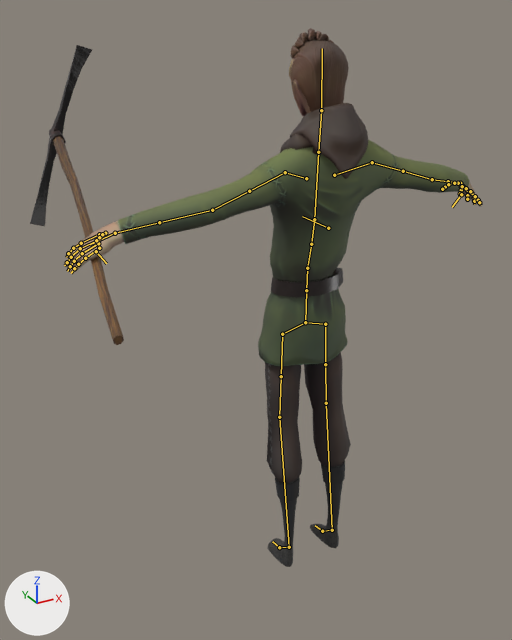
Two versions of the Blender file Mhmd/Blender/Character/3rd Person/Loco_Items/Pickaxe.blend, one commit apart.
The view is the same before and after, from a 50 mm lens placed at (-1.177, -1.799, 1.857), pointed at (-0.052, 0.247, 0.834). Arrows for +X, +Y and +Z are at lower left; the lights stay in place. The bones that bend it are drawn over the model as lines.

Objects in the first picture: 'Pickaxe_LP_Rev.001', 'mc_body.001', 'mc_clothing.003', 'mc_clothing.004'.
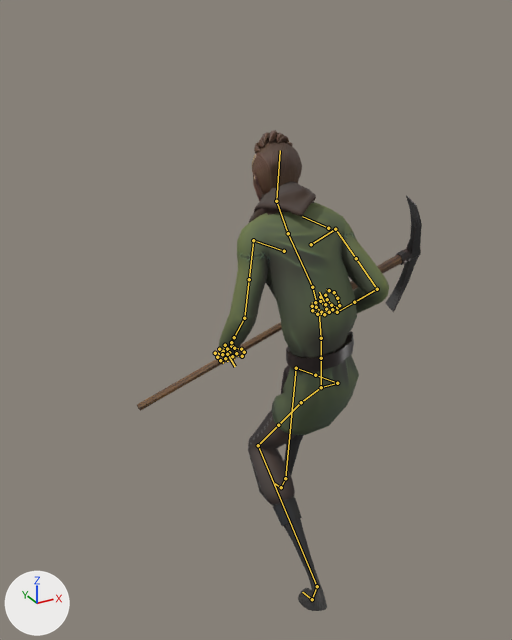
The newer file adds an action. The first version stands in its rest pose; the second is drawn at frame 0 of the action 'CrouchIdle_Pickaxe'.

Changed parts and their boxes [x1, y1, x2, y2] in the pictures (512 x 640 px):
'mc_clothing.003', posed (51% narrower): before [118, 103, 469, 366]; after [218, 181, 389, 435]
'mc_clothing.004', posed: before [265, 352, 351, 567]; after [248, 366, 327, 611]
'mc_body.001', posed: before [64, 28, 482, 274]; after [214, 130, 302, 364]
'Pickaxe_LP_Rev.001', posed (201% wider, 28% shorter): before [30, 45, 124, 345]; after [137, 196, 422, 411]

What the commit changed:
Bone 'CTRL_COG.001' (bone_ctrl_cog_001) moves from (0.0, 0.0, 0.0) to (0.0, -0.208, 0.094).
Bone 'CTRL_Hips.001' (bone_ctrl_hips_001) turns from (0, 0, 0) to (3, 11, 3) degrees about its own x, y and z.
Bone 'CTRL_FK_Torso.001' (bone_ctrl_fk_torso_001) turns from (0, 0, 0) to (-22, 0, 1) degrees about its own x, y and z.
Bone 'CTRL_FK_Torso.002' (bone_ctrl_fk_torso_002) turns from (0, 0, 0) to (-19, 0, -1) degrees about its own x, y and z.
Bone 'CTRL_FK_Torso.003' (bone_ctrl_fk_torso_003) turns from (0, 0, 0) to (-11, -6, 1) degrees about its own x, y and z.
Bone 'CTRL_IkPole_ARM.L.001' (bone_ctrl_ikpole_arm_l_001) moves from (0.0, 0.0, 0.0) to (-0.1, 0.014, 0.018).
Bone 'CTRL_IkPole_ARM.R.001' (bone_ctrl_ikpole_arm_r_001) moves from (0.0, 0.0, 0.0) to (0.191, 0.028, 0.077).
Bone 'CTRL_foot.L.001' (bone_ctrl_foot_l_001) moves from (0.0, 0.0, 0.0) to (-0.03, 0.004, 0.272).
Bone 'CTRL_foot.L.001' (bone_ctrl_foot_l_001) turns from (0, 0, 0) to (-22, 0, 0) degrees about its own x, y and z.
Bone 'CTRL_IK_Toes.L.001' (bone_ctrl_ik_toes_l_001) turns from (0, 0, 0) to (-24, 0, 0) degrees about its own x, y and z.
Bone 'CTRL_footRoll.L.001' (bone_ctrl_footroll_l_001) turns from (0, 0, 0) to (-14, 0, 0) degrees about its own x, y and z.
Bone 'CTRL_IkPole_Leg.L.001' (bone_ctrl_ikpole_leg_l_001) moves from (0.0, 0.0, 0.0) to (-0.08, 0.0, 0.0).
Bone 'CTRL_foot.R.001' (bone_ctrl_foot_r_001) moves from (0.0, 0.0, 0.0) to (-0.003, 0.0, -0.308).
Bone 'CTRL_footRoll.R.001' (bone_ctrl_footroll_r_001) turns from (0, 0, 0) to (-24, 0, 0) degrees about its own x, y and z.
Bone 'CTRL_IkPole_Leg.R.001' (bone_ctrl_ikpole_leg_r_001) moves from (0.0, 0.0, 0.0) to (0.079, 0.0, 0.0).
Bone 'CTRL_IK_Hand.L.001' (bone_ctrl_ik_hand_l_001) moves from (0.0, 0.0, 0.0) to (-0.704, -0.054, -0.072).
Bone 'CTRL_IK_Hand.L.001' (bone_ctrl_ik_hand_l_001) turns from (0, 0, 0) to (-77, 32, 5) degrees about its own x, y and z.
Bone 'CTRL_IK_Hand.R.001' (bone_ctrl_ik_hand_r_001) moves from (0.0, 0.0, 0.0) to (0.614, -0.799, -0.662).
Bone 'CTRL_IK_Hand.R.001' (bone_ctrl_ik_hand_r_001) turns from (0, 0, 0) to (-13, 18, -119) degrees about its own x, y and z.
Bone 'CTRL_FK_Index.L.002' (bone_ctrl_fk_index_l_002) turns from (0, 0, 0) to (-52, 0, 0) degrees about its own x, y and z.
Bone 'CTRL_FK_Index.L.003' (bone_ctrl_fk_index_l_003) turns from (0, 0, 0) to (-57, 0, 0) degrees about its own x, y and z.
Bone 'CTRL_FK_Middle.L.002' (bone_ctrl_fk_middle_l_002) turns from (0, 0, 0) to (-52, 0, 0) degrees about its own x, y and z.
Bone 'CTRL_FK_Middle.L.003' (bone_ctrl_fk_middle_l_003) turns from (0, 0, 0) to (-57, 0, 0) degrees about its own x, y and z.
Bone 'CTRL_FK_Ring.L.002' (bone_ctrl_fk_ring_l_002) turns from (0, 0, 0) to (-52, 0, 0) degrees about its own x, y and z.
Bone 'CTRL_FK_Ring.L.003' (bone_ctrl_fk_ring_l_003) turns from (0, 0, 0) to (-51, 0, 0) degrees about its own x, y and z.
Bone 'CTRL_FK_Thumb.L.001' (bone_ctrl_fk_thumb_l_001) turns from (0, 0, 0) to (0, 0, -12) degrees about its own x, y and z.
Bone 'CTRL_FK_Thumb.L.002' (bone_ctrl_fk_thumb_l_002) turns from (0, 0, 0) to (-23, 0, 0) degrees about its own x, y and z.
Bone 'CTRL_FK_Thumb.L.003' (bone_ctrl_fk_thumb_l_003) turns from (0, 0, 0) to (-43, 0, 0) degrees about its own x, y and z.
Bone 'CTRL_FK_Pinky.L.002' (bone_ctrl_fk_pinky_l_002) turns from (0, 0, 0) to (-52, 0, 0) degrees about its own x, y and z.
Bone 'CTRL_FK_Pinky.L.003' (bone_ctrl_fk_pinky_l_003) turns from (0, 0, 0) to (-57, 0, 0) degrees about its own x, y and z.
Bone 'CTRL_FK_Index.R.002' (bone_ctrl_fk_index_r_002) turns from (0, 0, 0) to (-35, 0, 0) degrees about its own x, y and z.
Bone 'CTRL_FK_Index.R.003' (bone_ctrl_fk_index_r_003) turns from (0, 0, 0) to (-61, 0, 0) degrees about its own x, y and z.
Bone 'CTRL_FK_Middle.R.002' (bone_ctrl_fk_middle_r_002) turns from (0, 0, 0) to (-40, 0, 0) degrees about its own x, y and z.
Bone 'CTRL_FK_Middle.R.003' (bone_ctrl_fk_middle_r_003) turns from (0, 0, 0) to (-61, 0, 0) degrees about its own x, y and z.
Bone 'CTRL_FK_Ring.R.002' (bone_ctrl_fk_ring_r_002) turns from (0, 0, 0) to (-35, 0, 0) degrees about its own x, y and z.
Bone 'CTRL_FK_Ring.R.003' (bone_ctrl_fk_ring_r_003) turns from (0, 0, 0) to (-61, 0, 0) degrees about its own x, y and z.
Bone 'CTRL_FK_Thumb.R.001' (bone_ctrl_fk_thumb_r_001) turns from (0, 0, 0) to (-22, 0, 22) degrees about its own x, y and z.
Bone 'CTRL_FK_Thumb.R.003' (bone_ctrl_fk_thumb_r_003) turns from (0, 0, 0) to (-39, 0, 0) degrees about its own x, y and z.
Bone 'CTRL_FK_Pinky.R.002' (bone_ctrl_fk_pinky_r_002) turns from (0, 0, 0) to (-35, 0, 0) degrees about its own x, y and z.
Bone 'CTRL_FK_Pinky.R.003' (bone_ctrl_fk_pinky_r_003) turns from (0, 0, 0) to (-61, 0, 0) degrees about its own x, y and z.
Bone 'CTRL_FK_Neck.001' (bone_ctrl_fk_neck_001) turns from (0, 0, 0) to (9, 0, 0) degrees about its own x, y and z.
Bone 'CTRL_FK_Head.001' (bone_ctrl_fk_head_001) turns from (0, 0, 0) to (48, 7, -4) degrees about its own x, y and z.
Bone 'DEF_Shoulder.R.002' (bone_def_shoulder_r_002) turns from (0, 0, 0) to (-25, 0, 0) degrees about its own x, y and z.
